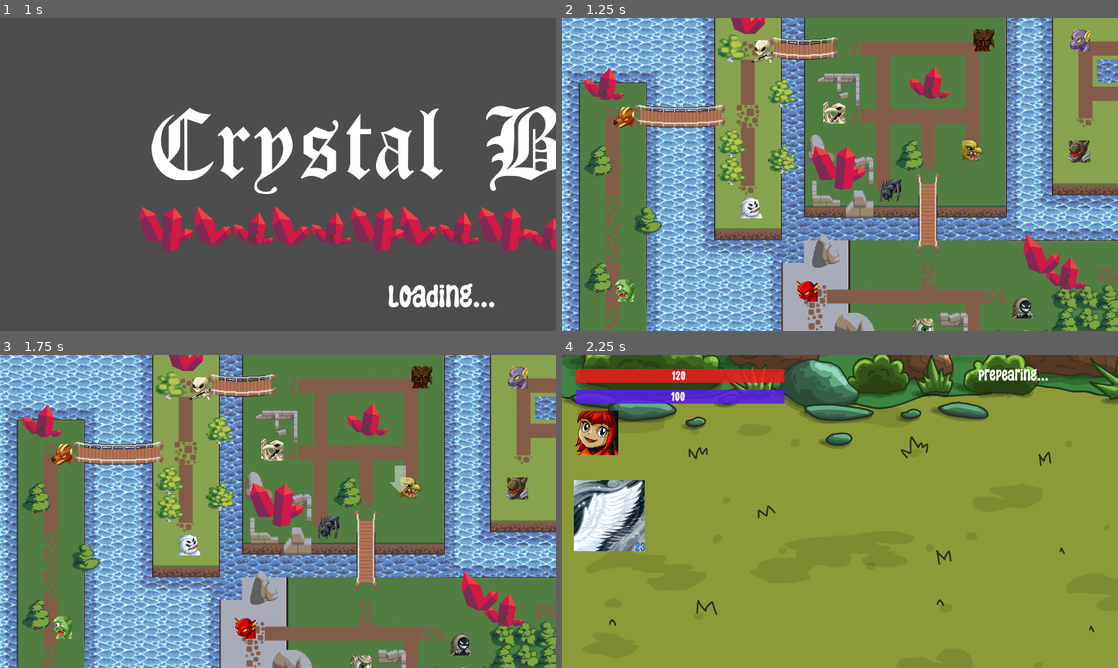
Above: before the commit, frames 1-4 (two rows, left to right).
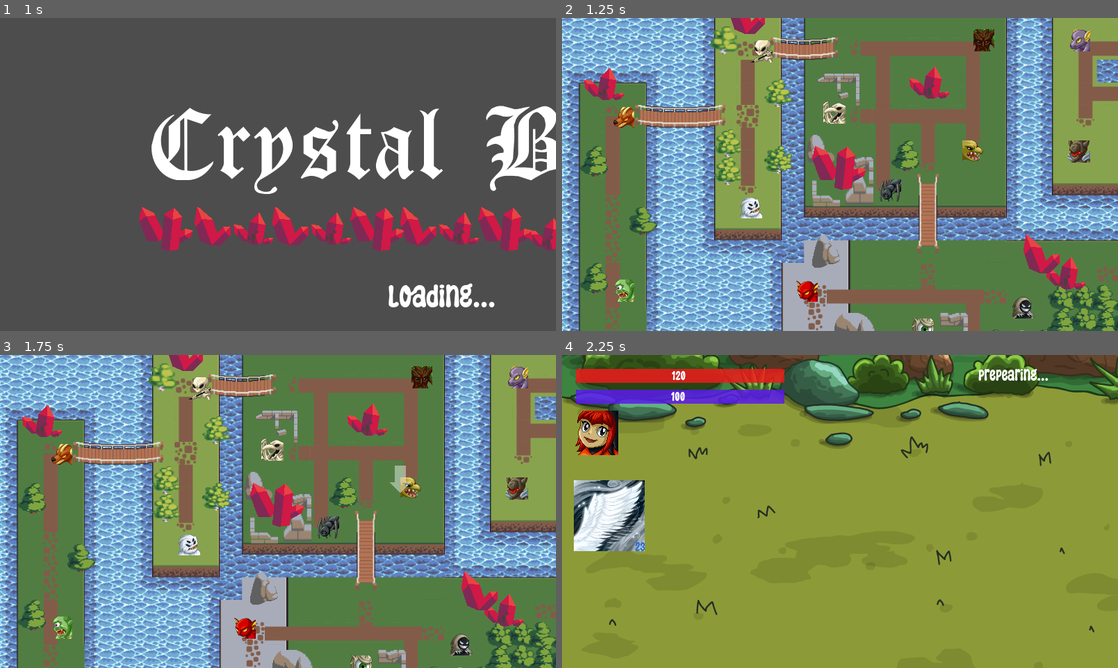
Above: after the commit, the same moments.

Repository: yakushev85/CrystalBattle
Game: Godot game, scene res://src/StartScreen.tscn
The game is run twice, just before and just after one commit, with the same random seed, the same clock (stepped at 60 frames per second) and the same inputs. Sound files missing from this copy of the repository are replaced by a short silence.
Inputs (mouse positions are in pixels of both pictures, inside the frame that each line leads up to):
- Up to frame 1 (1 s): click "New Game" at 0.5 s
- Up to frame 2 (1.25 s): no input
- Up to frame 3 (1.75 s): move the mouse to (400, 495) at 1.27 s; click (400, 495) at 1.42 s
- Up to frame 4 (2.25 s): move the mouse to (728, 527) at 2.02 s; click (728, 527) at 2.17 s

Frame 1 is identical in both runs. In frame 2, 3.9% of the frame differs, in the area x 3-100%, y 2-100%; in frame 3, 3.9%; in frame 4, nothing differs.

Commit message:
update ruins and trees offsets

Diff:
--- a/src/objects/ruins/Ruin2.tscn
+++ b/src/objects/ruins/Ruin2.tscn
@@ -8,8 +8,9 @@
 [node name="Ruin2" type="StaticBody2D"]
 
 [node name="TextureRect" type="TextureRect" parent="."]
+offset_top = -20.0
 offset_right = 40.0
-offset_bottom = 40.0
+offset_bottom = 20.0
 texture = ExtResource("1_c6ri3")
 
 [node name="CollisionShape2D" type="CollisionShape2D" parent="."]
--- a/src/objects/ruins/Ruin4.tscn
+++ b/src/objects/ruins/Ruin4.tscn
@@ -8,7 +8,8 @@
 [node name="Ruin4" type="StaticBody2D"]
 
 [node name="TextureRect" type="TextureRect" parent="."]
-offset_right = 40.0
+offset_left = -17.0
+offset_right = 23.0
 offset_bottom = 47.0
 texture = ExtResource("1_kay83")
 
--- a/src/objects/trees/Tree1.tscn
+++ b/src/objects/trees/Tree1.tscn
@@ -8,8 +8,9 @@
 [node name="Tree1" type="StaticBody2D"]
 
 [node name="TextureRect" type="TextureRect" parent="."]
-offset_right = 40.0
-offset_bottom = 40.0
+offset_left = -6.0
+offset_right = 34.0
+offset_bottom = 44.0
 texture = ExtResource("1_u45ow")
 
 [node name="CollisionShape2D" type="CollisionShape2D" parent="."]
--- a/src/objects/trees/Tree2.tscn
+++ b/src/objects/trees/Tree2.tscn
@@ -8,7 +8,8 @@
 [node name="Tree2" type="StaticBody2D"]
 
 [node name="TextureRect" type="TextureRect" parent="."]
-offset_right = 40.0
+offset_left = -7.0
+offset_right = 33.0
 offset_bottom = 40.0
 texture = ExtResource("1_3gcqo")
 
--- a/src/objects/trees/Tree3.tscn
+++ b/src/objects/trees/Tree3.tscn
@@ -8,7 +8,8 @@
 [node name="Tree3" type="StaticBody2D"]
 
 [node name="TextureRect" type="TextureRect" parent="."]
-offset_right = 40.0
+offset_left = -5.0
+offset_right = 35.0
 offset_bottom = 40.0
 texture = ExtResource("1_m4ux4")
 
--- a/src/objects/trees/Tree4.tscn
+++ b/src/objects/trees/Tree4.tscn
@@ -8,7 +8,8 @@
 [node name="Tree4" type="StaticBody2D"]
 
 [node name="TextureRect" type="TextureRect" parent="."]
-offset_right = 40.0
+offset_left = -5.0
+offset_right = 35.0
 offset_bottom = 40.0
 texture = ExtResource("1_u2crb")
 
--- a/src/objects/trees/Tree5.tscn
+++ b/src/objects/trees/Tree5.tscn
@@ -8,7 +8,8 @@
 [node name="Tree5" type="StaticBody2D"]
 
 [node name="TextureRect" type="TextureRect" parent="."]
-offset_right = 40.0
+offset_left = -5.0
+offset_right = 35.0
 offset_bottom = 40.0
 texture = ExtResource("1_7ror7")
 
--- a/src/objects/trees/Tree6.tscn
+++ b/src/objects/trees/Tree6.tscn
@@ -8,8 +8,10 @@
 [node name="Tree6" type="StaticBody2D"]
 
 [node name="TextureRect" type="TextureRect" parent="."]
-offset_right = 40.0
-offset_bottom = 40.0
+offset_left = -10.0
+offset_top = -12.0
+offset_right = 30.0
+offset_bottom = 28.0
 texture = ExtResource("1_x8rf3")
 
 [node name="CollisionShape2D" type="CollisionShape2D" parent="."]
